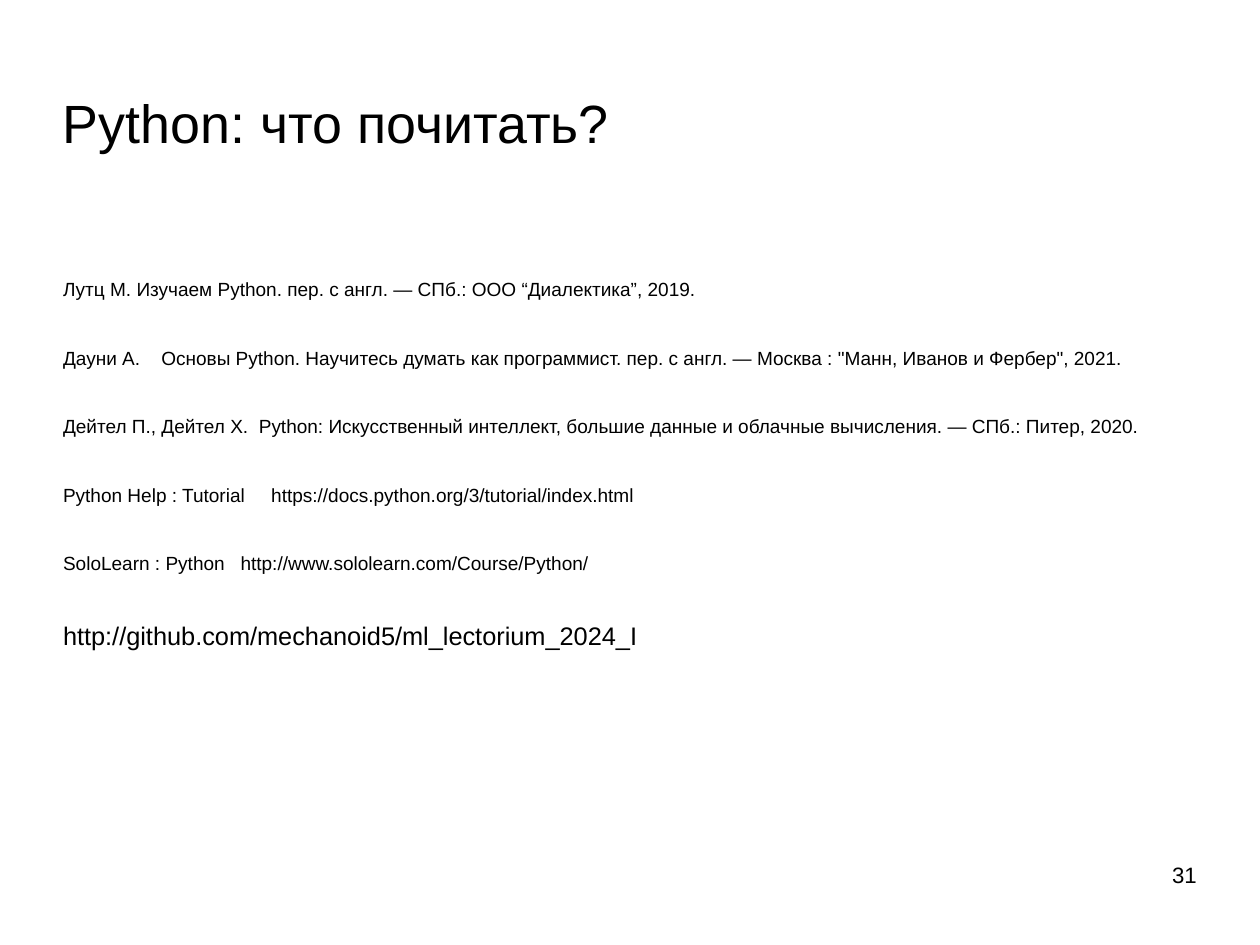
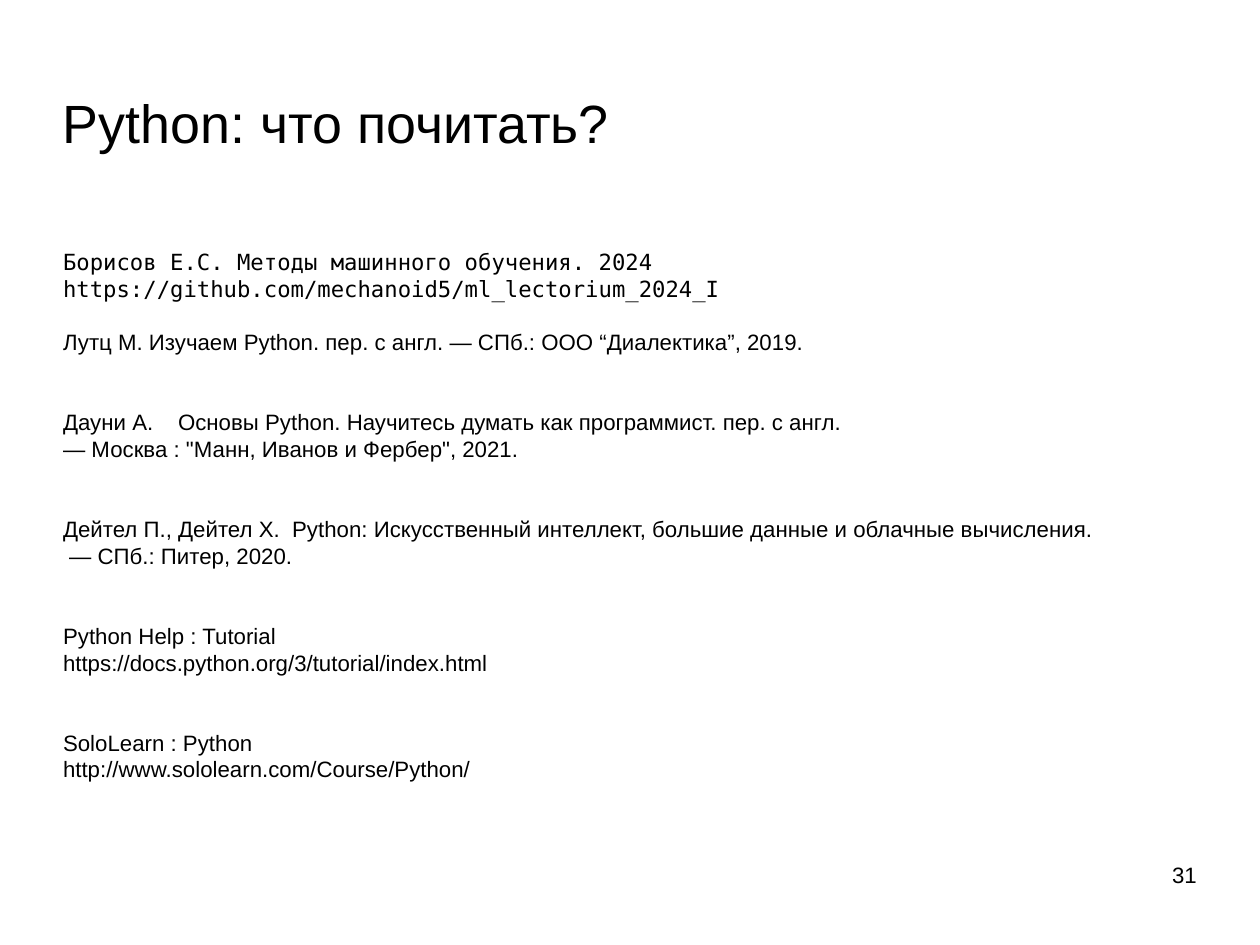
Before and after one commit to mechanoid5/ml_lectorium_2024_I, a slide deck: slide 31 of 02b-python-grammar.odp. Drawn at 1260x945 pixels with LibreOffice and Linux fonts; fonts in the diff are those of the drawing; background and template pictures are left out. Boxes give left, top, right and bottom in pixels: in the first picture for what was removed or moved away, otherwise in the second. Text is boxed around its words. In the diff, an @@ line names an element or a change of style, - is before the commit and + after.

```diff
--- a/02b-python-grammar.odp
+++ b/02b-python-grammar.odp
@@ text "Борисов Е.С. Методы машинного обучения. ...": place and size @@
-text "Борисов Е.С. Методы машинного обучения. ..." at [63, 282, 1138, 651]
+text "Борисов Е.С. Методы машинного обучения. ..." at [63, 253, 1092, 782]
@@ text at [63, 253, 719, 303]: paragraphs added @@
+Борисов Е.С. Методы машинного обучения. 2024
+https://github.com/mechanoid5/ml_lectorium_2024_I
@@ text at [63, 333, 803, 355]: size 12 to 14 pt in "Лутц М. Изучаем Python. пер. с англ. ..." @@
@@ text at [63, 414, 1092, 782]: text changed; size 12 to 14 pt @@
-Дауни А. Основы Python. Научитесь думать как программист. пер. с англ. — Москва : "Манн, Иванов и Фербер", 2021.
-Дейтел П., Дейтел Х. Python: Искусственный интеллект, большие данные и облачные вычисления. — СПб.: Питер, 2020.
-Python Help : Tutorial https://docs.python.org/3/tutorial/index.html
-SoloLearn : Python http://www.sololearn.com/Course/Python/
-http://github.com/mechanoid5/ml_lectorium_2024_I
+Дауни А. Основы Python. Научитесь думать как программист. пер. с англ.
+— Москва : "Манн, Иванов и Фербер", 2021.
+Дейтел П., Дейтел Х. Python: Искусственный интеллект, большие данные и облачные вычисления.
+— СПб.: Питер, 2020.
+Python Help : Tutorial
+https://docs.python.org/3/tutorial/index.html
+SoloLearn : Python
+http://www.sololearn.com/Course/Python/
```
Also in this commit, not shown: 5 other files.
